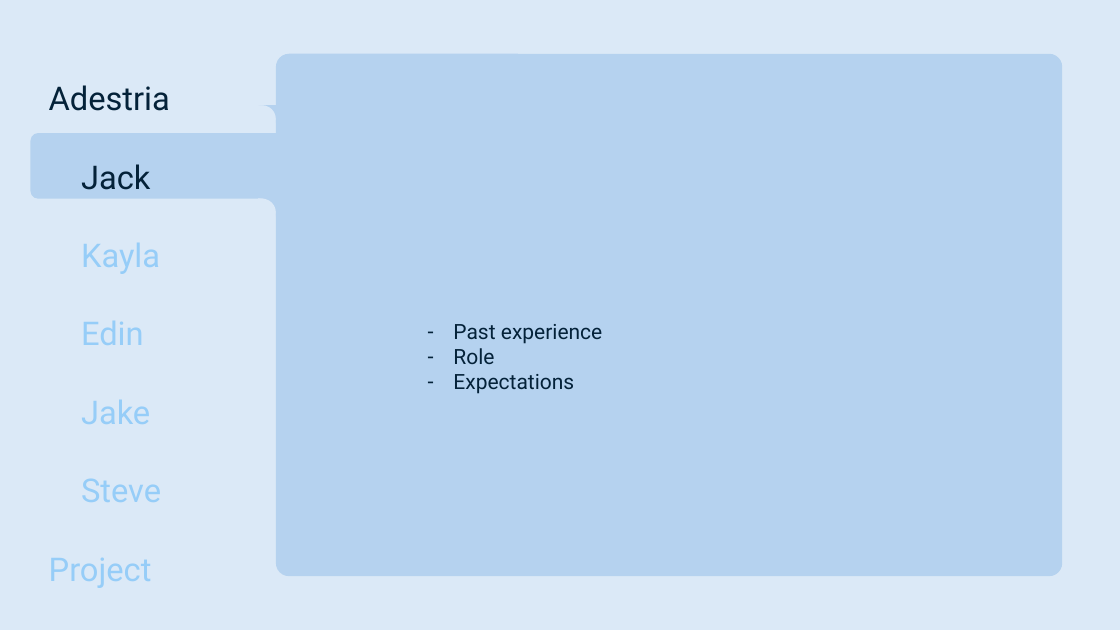
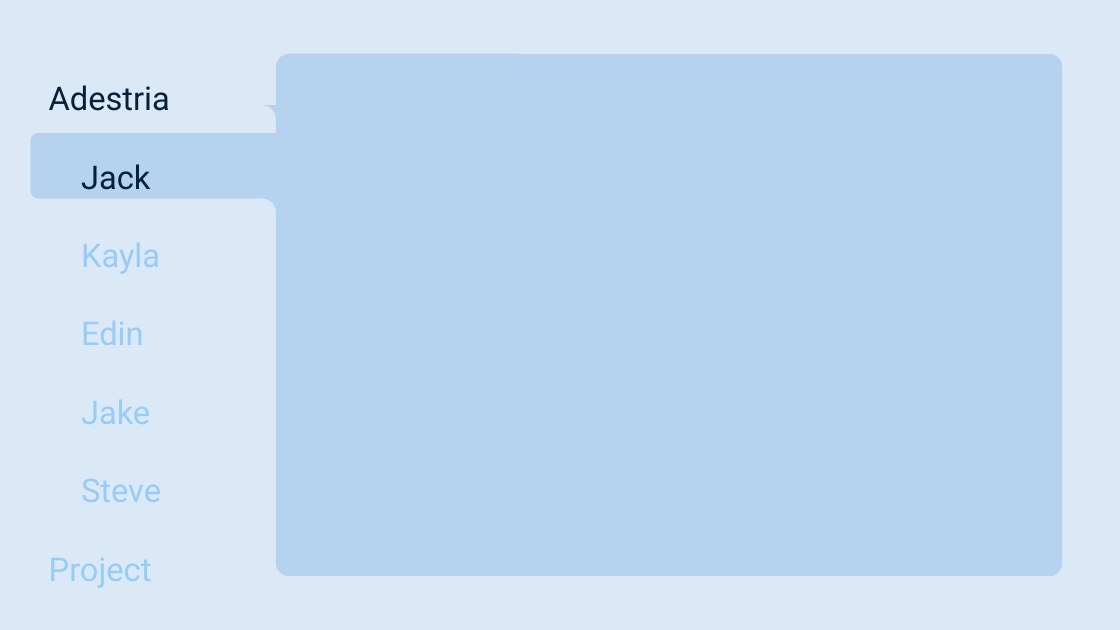
Before and after one commit to smutrux/prog1180, a slide deck: slide 5 of Deliverables/Presentation1.pptx. Drawn at 1120x630 pixels with LibreOffice and Linux fonts; fonts in the diff are those of the drawing. Boxes give left, top, right and bottom in pixels: in the first picture for what was removed or moved away, otherwise in the second. Text is boxed around its words. In the diff, an @@ line names an element or a change of style, - is before the commit and + after.

```diff
--- a/Deliverables/Presentation1.pptx
+++ b/Deliverables/Presentation1.pptx
@@ text removed at [453, 324, 602, 394] @@
-– Past experience
-– Role
-– Expectations
```
Also in this commit, not shown: 11 other slides changed, 1 slide added.
